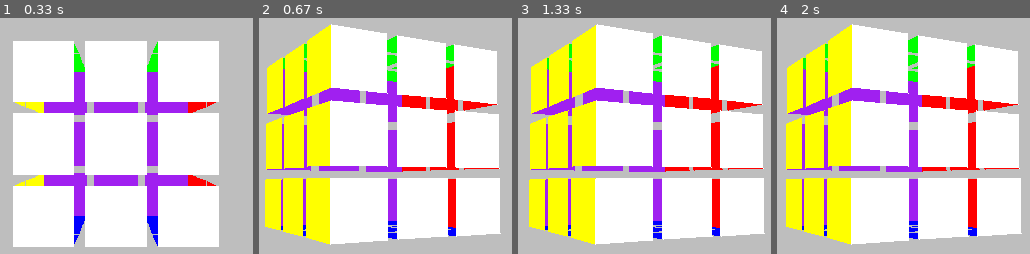
Above: before the commit, frames 1-4 (left to right).
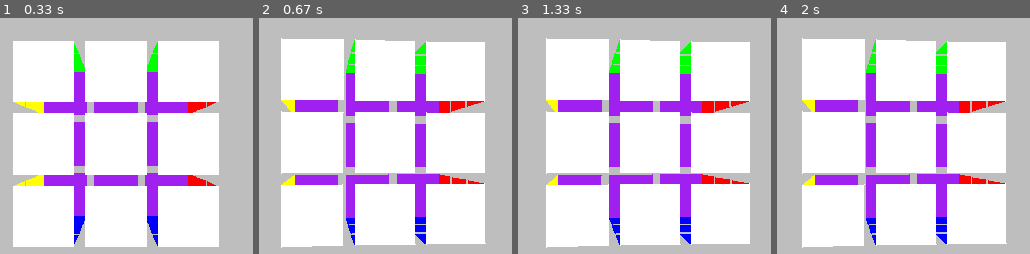
Above: after the commit, the same moments.

Repository: wordminer/rubix_3d_pygame
Game: pygame game, started from src/main.py
Same seed, same stepped clock (60 frames per second), same inputs: the game is played once before the commit and once after it.
Inputs (mouse positions are in pixels of both pictures, inside the frame that each line leads up to):
- Up to frame 1 (0.33 s): no input
- Up to frame 2 (0.67 s): press the mouse at (345, 171) at 0.37 s; move the mouse to (489, 150) at 0.47 s; release the mouse at (outside the picture) at 0.6 s
- Up to frame 3 (1.33 s): hold D 0.67-1.13 s; move the mouse to (636, 183) at 0.7 s; hold D from 1.17 s (still down)
- Up to frame 4 (2 s): release D at 1.63 s; hold A from 1.67 s (still down)

Frame 1 is identical in both runs. In frame 2, 45% of the frame differs, in the area x 2-96%, y 2-98%; in frame 3, 45%; in frame 4, 45%, in the area x 3-97%, y 2-98%.

Commit message:
update mouse

Diff:
--- a/src/Window/ctr_mouse.py
+++ b/src/Window/ctr_mouse.py
@@ -17,11 +17,12 @@
 
     def Mouse_move(self):
         if self.Is_click:
-            if self.time_couting():
-                self.x, self.y = mouse.get_pos()
             new_x, new_y = mouse.get_pos()
 
-            return new_x - self.x, new_y - self.y
+            x_change, y_change = new_x - self.x, new_y - self.y
+            self.x, self.y = mouse.get_pos()
+
+            return x_change, y_change
         return 0,0
 
     def time_couting(self):
--- a/src/main.py
+++ b/src/main.py
@@ -8,7 +8,7 @@
 
 game_dis = WINDOW(const.WIN_WIDTH, const.WIN_HIGHT)
 Cube = Rubix.Rubix_cube(3,3,3,1,0.2)
-Mouse = Handle_mouse(0.2)
+Mouse = Handle_mouse(0.4)
 
 Cube.create_cube()
 
